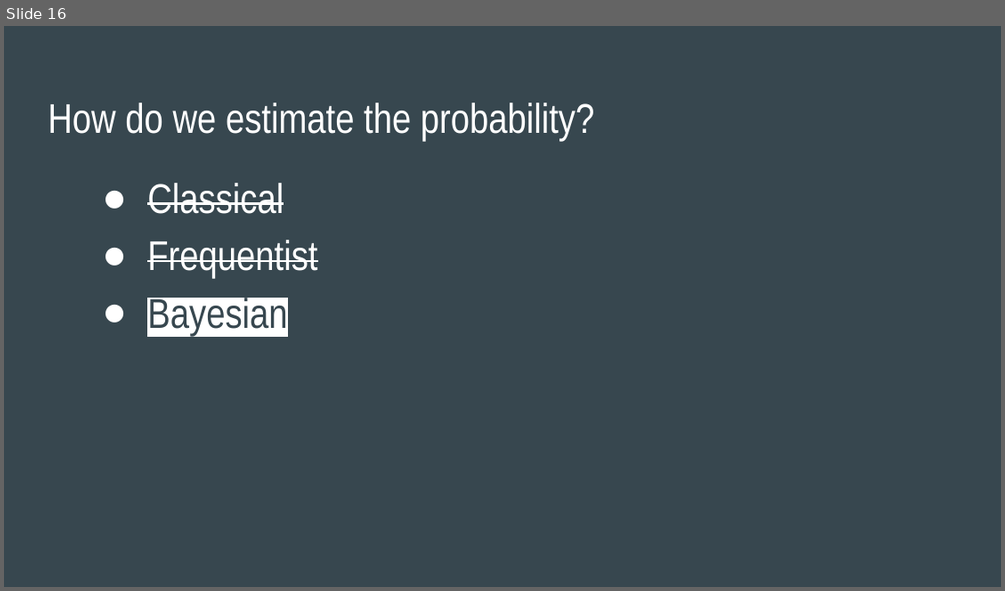
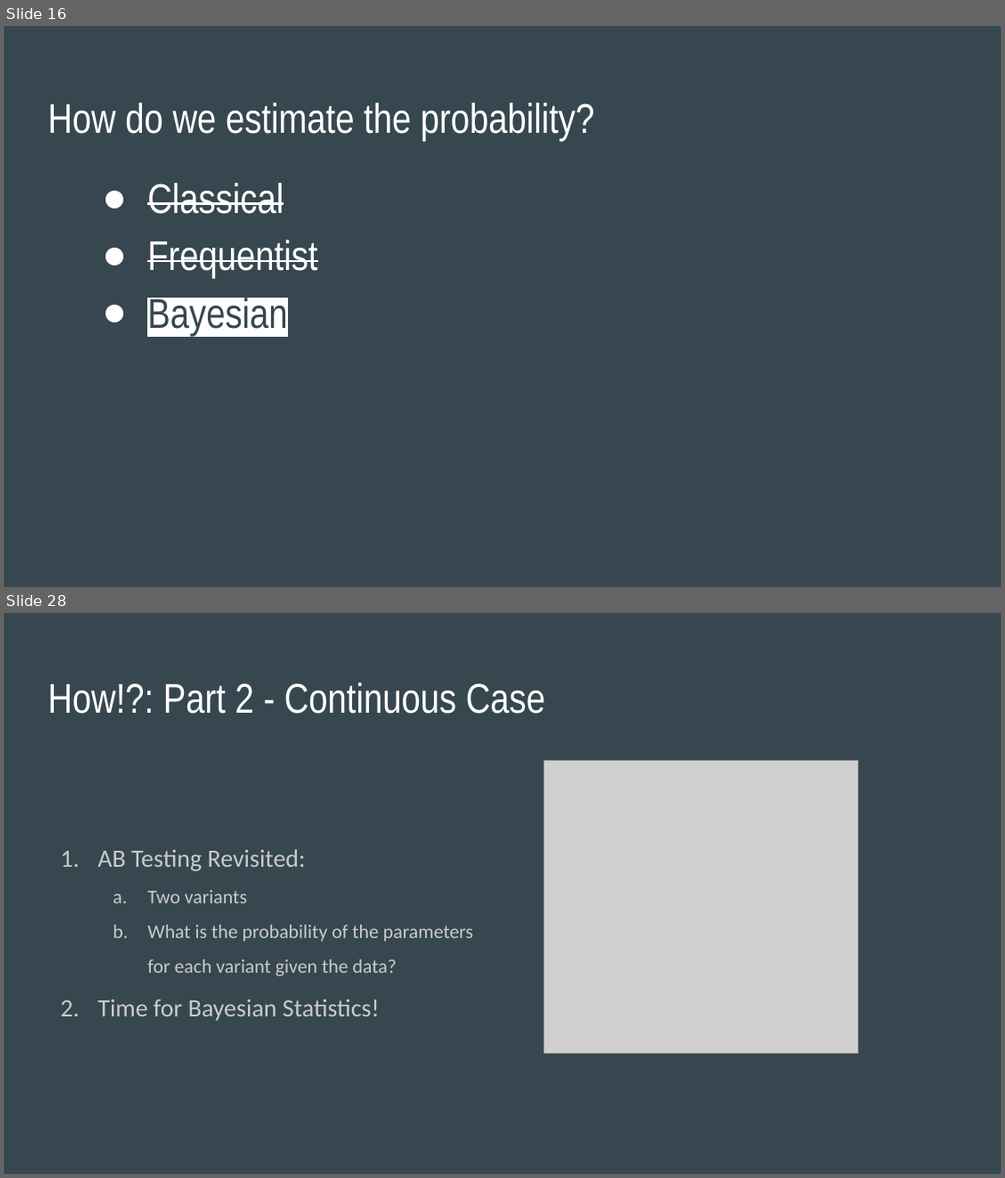
Before and after one commit to SThornewillvE/Hamburg_DS_Meetup_Bayesian-Stats_Intro, a slide deck: slides/intro_to_bayes_slides.pptx. Shown one above the other, each under a label of ours: slide 16 before the commit, slides 16 and 28 after it; the slides between them are not shown. The pictures are 1005x591 and 1005x1178 pixels, drawn with LibreOffice and Linux fonts; fonts in the diff are those of the drawing; grey boxes stand for pictures. Boxes give left, top, right and bottom in pixels: in the first picture for what was removed or moved away, otherwise in the second. Text is boxed around its words. In the diff, an @@ line names an element or a change of style, - is before the commit and + after.

```diff
--- a/slides/intro_to_bayes_slides.pptx
+++ b/slides/intro_to_bayes_slides.pptx
@@ slide 28 added at bbox=[4, 613, 1001, 1174], background #37474F @@
@@ title added at bbox=[48, 682, 545, 714], 30 pt, text #FFFFFF @@
+How!?: Part 2 - Continuous Case
@@ picture added at bbox=[543, 761, 858, 1054] @@
@@ text added at bbox=[97, 849, 473, 1021], 14 pt, text #CACACA @@
+1. AB Testing Revisited:
+  a. Two variants
+  b. What is the probability of the parameters for each variant given the data?
+2. Time for Bayesian Statistics!
```
Also in this commit, not shown: 1 slide changed, 22 other slides added, 2 slides removed, 1 other file.
